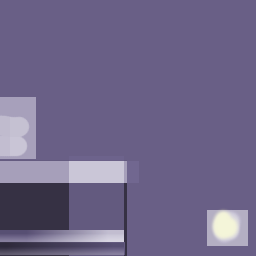
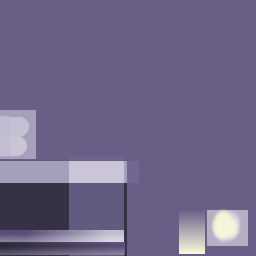
Layers edited between the first and the second 256x256 image:
painted on "night.png" over (0, 97, 205, 254)
